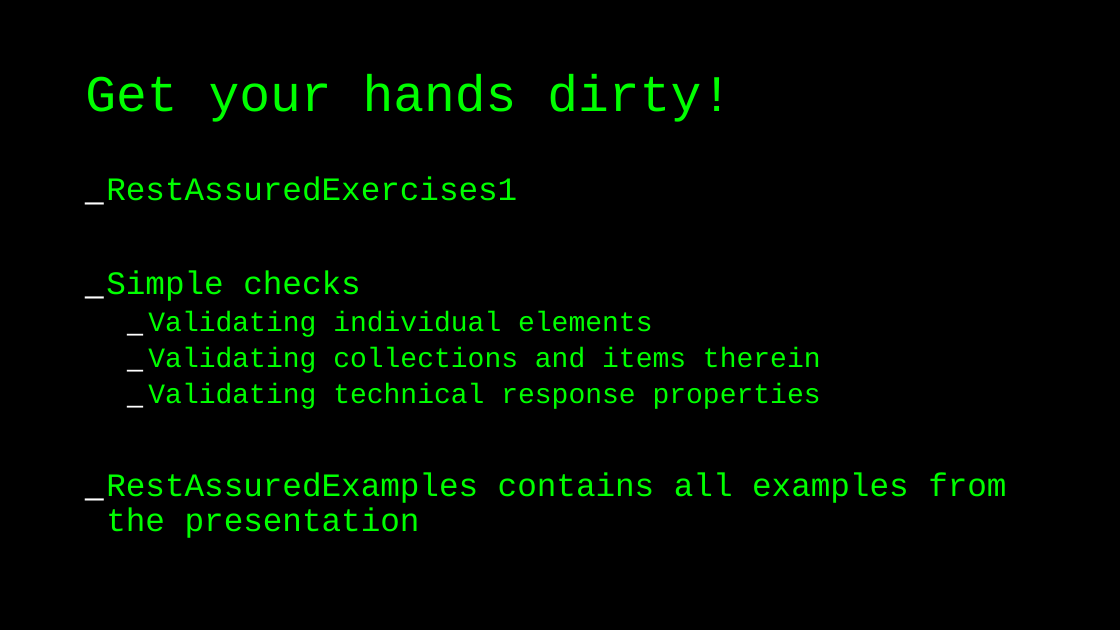
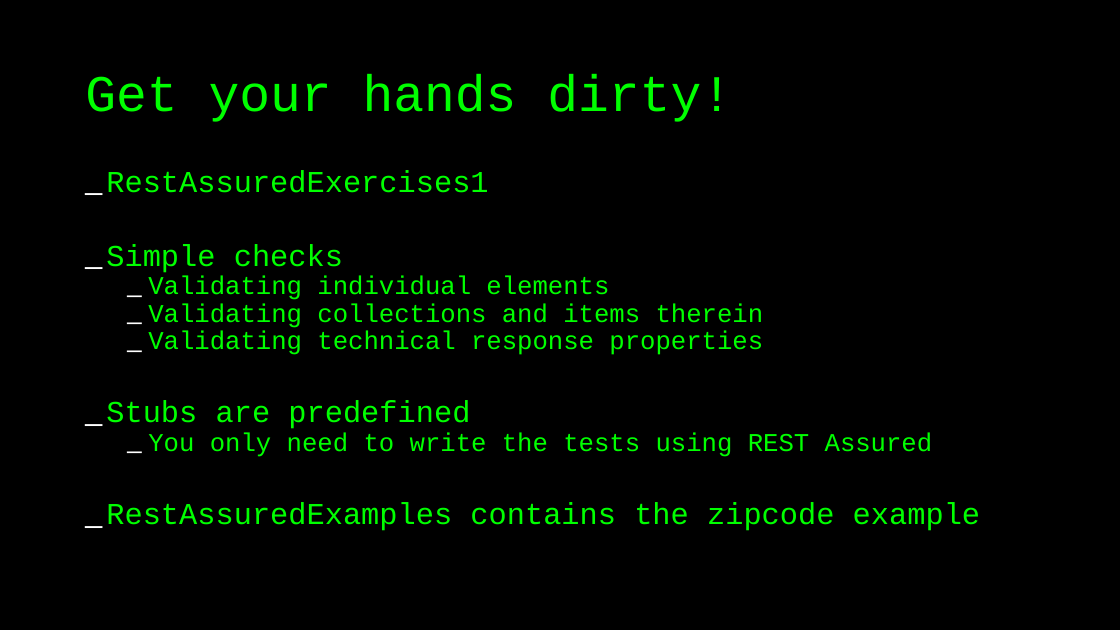
Before and after one commit to sureshnath/workshops, a slide deck: slide 22 of rest-assured/testing_restful_web_services_with_rest_assured.odp. Drawn at 1120x630 pixels with LibreOffice and Linux fonts; fonts in the diff are those of the drawing. Boxes give left, top, right and bottom in pixels: in the first picture for what was removed or moved away, otherwise in the second. Text is boxed around its words. In the diff, an @@ line names an element or a change of style, - is before the commit and + after.

Commit message:
Updated workshop to reflect latest version and include WireMock stubs for API

```diff
--- a/rest-assured/testing_restful_web_services_with_rest_assured.odp
+++ b/rest-assured/testing_restful_web_services_with_rest_assured.odp
@@ text at <box>106,170,764,355</box>: size 28 to 26 pt in "RestAssuredExercises1", "Simple checks"; size 24 to 22 pt in "Validating individual elements", "Validating collections and items therein", "Validating technical response properties"; line spacing 0.9 to 0.7 @@
@@ text at <box>106,401,980,531</box>: text changed; size 28 to 26 pt @@
-_ RestAssuredExamples contains all examples from the presentation
+_ Stubs are predefined
+  _ You only need to write the tests using REST Assured
+_ RestAssuredExamples contains the zipcode example
```
Also in this commit, not shown: 7 other slides changed, 2 slides added, 28 other files.
